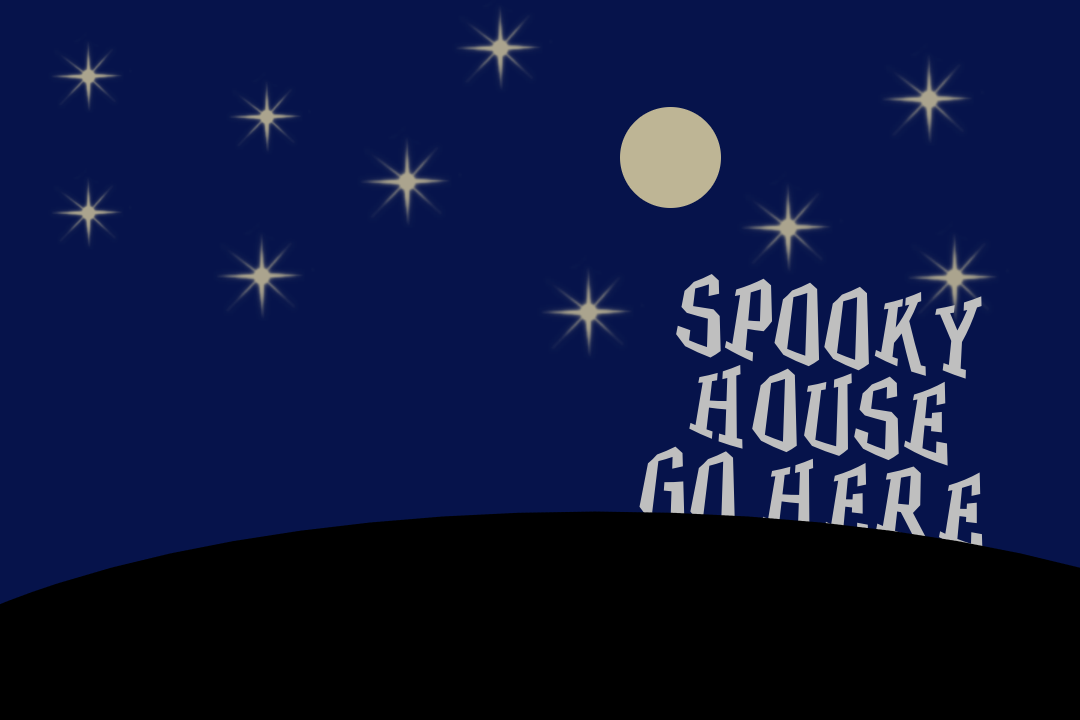
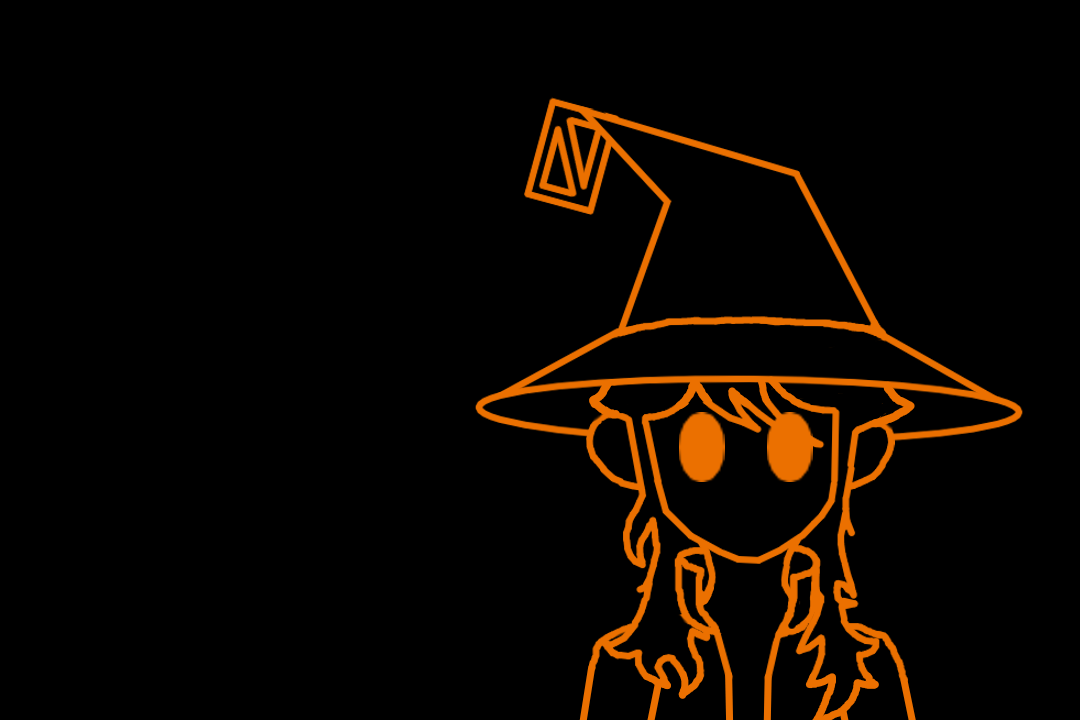
Layers edited between the first and the second w=1080, h=720 image:
added group "Version 2" with 18 layers above "Version 1" over <box>0,0,1080,720</box>
added group "V01D" with 13 layers in group "Version 2" over <box>428,89,1068,720</box>
added layer "Copy of Paint Layer 15" (1st of 2, in "Version 2" › "V01D") in group "V01D" over <box>428,91,1068,475</box>
added group "Group 18" with 2 layers in group "V01D" over <box>467,89,659,217</box>
added layer "Paint Layer 16" in group "Group 18" over <box>467,89,659,217</box>
added layer "Copy of Paint Layer 15" (2nd of 2, in "Version 2" › "V01D") in group "V01D" over <box>556,283,940,411</box>
added layer "Paint Layer 15" in group "V01D" over <box>428,349,1068,477</box>
added layer "Copy of Paint Layer 13" (1st of 2, in "Version 2" › "V01D") in group "V01D" over <box>736,351,864,543</box>
added layer "Copy of Paint Layer 13" (2nd of 2, in "Version 2" › "V01D") in group "V01D" over <box>656,351,784,543</box>
added layer "Paint Layer 10" in group "V01D" over <box>582,537,966,720</box>
added layer "Paint Layer 11" in group "V01D" over <box>646,537,838,665</box>
added layer "Paint Layer 9" in group "V01D" over <box>582,345,902,720</box>
added layer "Paint Layer 19" in group "V01D" over <box>640,640,896,720</box>
added layer "Paint Layer 12" in group "V01D" over <box>518,345,966,720</box>
added layer "Copy of Paint Layer 7" (75%) in group "Version 2" over <box>0,0,1080,720</box>
added layer "Paint Layer 7" in group "Version 2" over <box>0,0,1080,720</box>
moved "Paint Layer 6" into group "Version 1", painted on it over <box>0,0,1080,720</box>
moved "Paint Layer 4" into group "Version 1" over <box>576,64,768,256</box>
moved "Paint Layer 3" into group "Version 1", painted on it over <box>0,448,1080,720</box>
moved "Paint Layer 5" into group "Version 1", painted on it over <box>0,0,1024,384</box>
moved "Paint Layer 1" into group "Version 1", painted on it over <box>0,0,1080,720</box>
…and 1 more changes (1 added)
